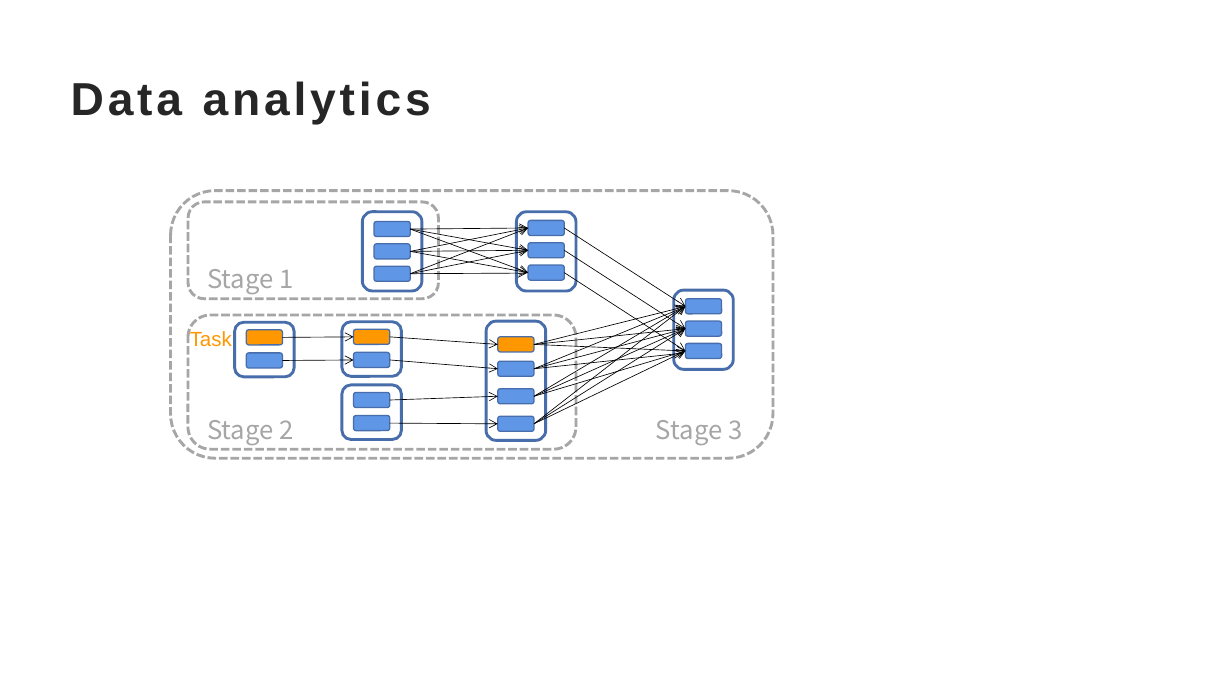
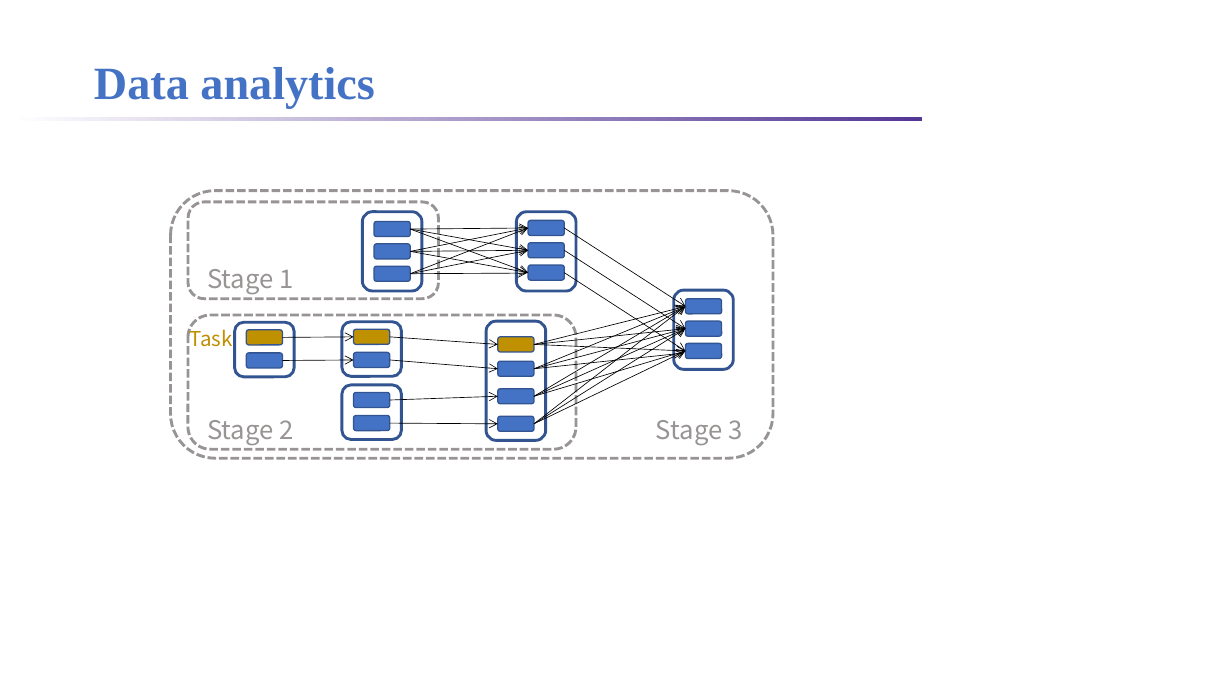
Before and after one commit to lt2000/ADSL, a slide deck: slide 10 of meeting/作图.pptx (slide 9 before the commit). Drawn at 1232x693 pixels with LibreOffice and Linux fonts; fonts in the diff are those of the drawing; background and template pictures are left out. Boxes give left, top, right and bottom in pixels: in the first picture for what was removed or moved away, otherwise in the second. Text is boxed around its words. In the diff, an @@ line names an element or a change of style, - is before the commit and + after.

```diff
--- a/meeting/作图.pptx
+++ b/meeting/作图.pptx
@@ title "Data analytics": place and size @@
-title "Data analytics" at bbox=[71, 81, 431, 125]
+title "Data analytics" at bbox=[94, 67, 374, 109]
@@ title "Data analytics" at bbox=[94, 67, 374, 109]: font Arial to Times New Roman, text colour #262626 to #4472C4, letter spacing 3 to 0 pt; line spacing 1 to 1.2 @@
@@ rectangle added at bbox=[10, 117, 922, 121], fill gradient #FFFFFF to #543795 @@
@@ outline #476FAA 2.25 pt to #325491 2.25 pt in 7 elements at bbox=[362, 212, 421, 291], bbox=[517, 212, 576, 291], bbox=[235, 323, 294, 377], bbox=[342, 322, 401, 376], bbox=[342, 385, 401, 440], bbox=[486, 322, 545, 441], bbox=[674, 290, 733, 370] @@
@@ fill #6096E6 to #4472C4; outline #476FAA 1 pt to #325491 1 pt in 16 elements at bbox=[374, 244, 410, 259], bbox=[374, 266, 410, 281], bbox=[374, 222, 410, 237], bbox=[529, 243, 565, 258], bbox=[529, 265, 565, 280], bbox=[529, 221, 565, 236], bbox=[247, 353, 283, 368], bbox=[354, 352, 390, 367], bbox=[354, 393, 390, 408], bbox=[354, 416, 390, 431], bbox=[498, 361, 534, 376], bbox=[498, 389, 534, 404], bbox=[498, 416, 534, 431], bbox=[686, 322, 722, 336], bbox=[686, 344, 722, 359], bbox=[686, 299, 722, 313] @@
@@ text "Task" at bbox=[190, 325, 233, 347]: font Arial to Noto Sans CJK SC, text colour #FF9800 to #BF9000 @@
@@ outline #A6A6A6 2.25 pt dashed to #989494 2.25 pt dashed in 3 elements at bbox=[171, 190, 774, 458], bbox=[189, 202, 439, 299], bbox=[188, 315, 576, 449] @@
@@ fill #FF9800 to #BF9000; outline #476FAA 1 pt to #325491 1 pt in 3 elements at bbox=[247, 330, 283, 345], bbox=[354, 329, 390, 344], bbox=[498, 337, 534, 352] @@
@@ text colour #A6A6A6 to #989494 in 3 elements at bbox=[207, 269, 294, 294], bbox=[656, 420, 742, 445], bbox=[207, 420, 294, 445] @@
```
Also in this commit, not shown: 9 other slides changed, 4 slides added, 1 slide removed, 1 other file.
